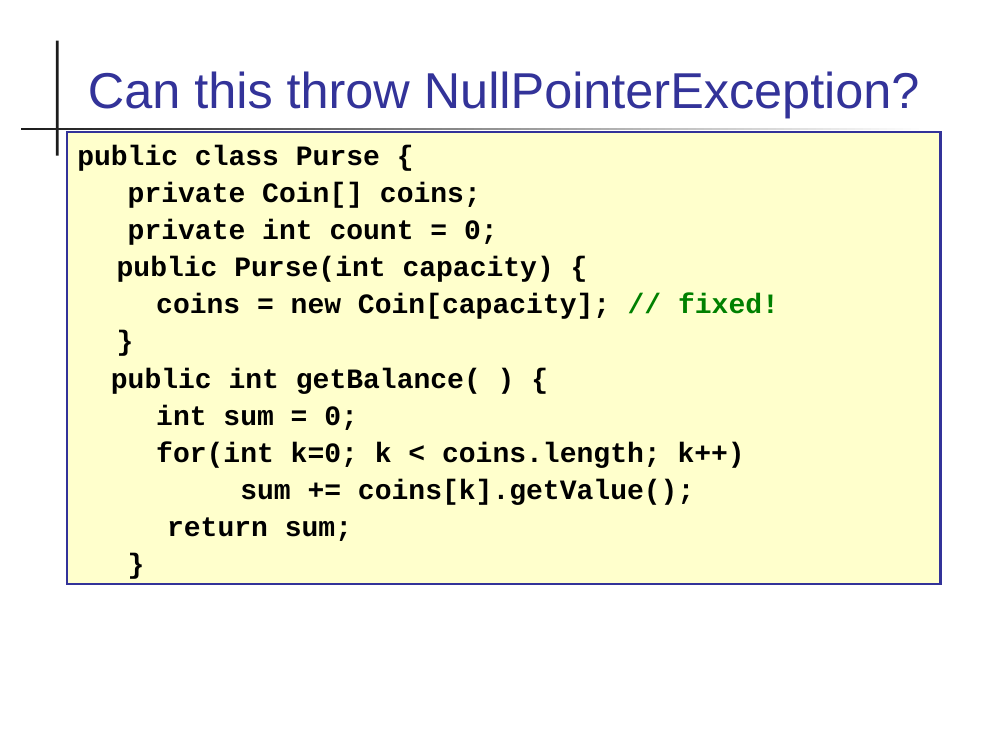
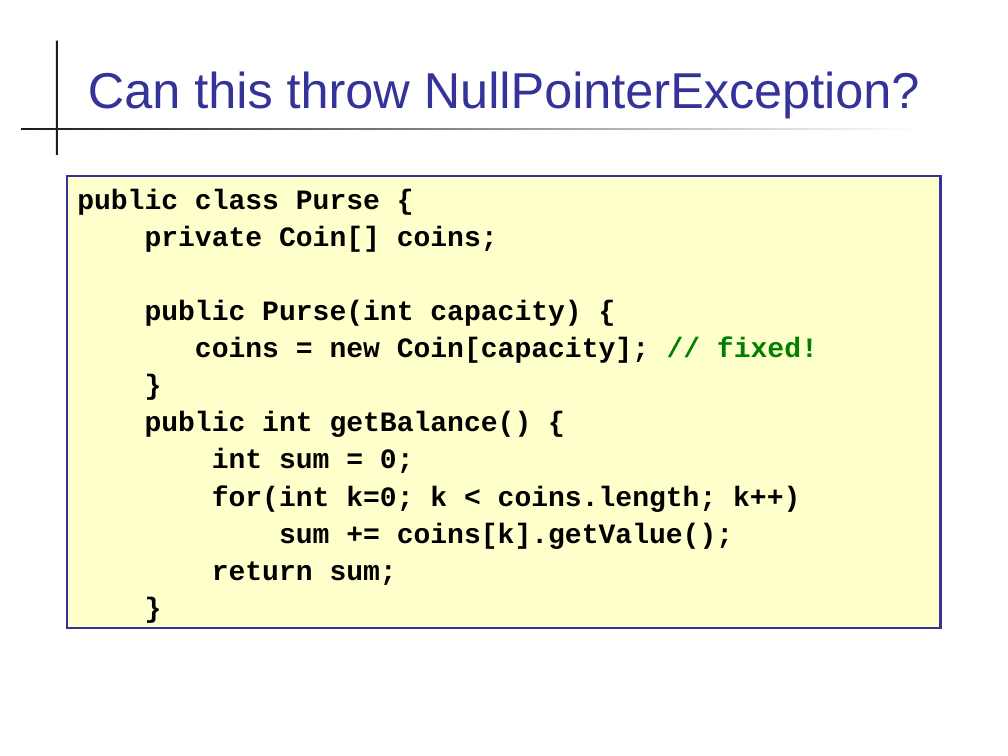
Before and after one commit to skeoop/skeoop.github.io, a slide deck: slide 10 of exceptions/Exceptions.ppt. Drawn at 1008x756 pixels with LibreOffice and Linux fonts; fonts in the diff are those of the drawing. Boxes give left, top, right and bottom in pixels: in the first picture for what was removed or moved away, otherwise in the second. Text is boxed around its words. In the diff, an @@ line names an element or a change of style, - is before the commit and + after.

Commit message:
revise slides on exceptions

```diff
--- a/exceptions/Exceptions.ppt
+++ b/exceptions/Exceptions.ppt
@@ rectangle "public class Purse {": place and size @@
-rectangle "public class Purse {" at [68, 132, 940, 585]
+rectangle "public class Purse {" at [68, 176, 940, 629]
@@ text in rectangle at [128, 219, 498, 245]: paragraph removed @@
-private int count = 0;
@@ text in rectangle at [145, 412, 532, 437]: text changed @@
-public int getBalance( ) {
+public int getBalance() {
```
Also in this commit, not shown: 33 other slides changed, 3 slides added, 25 slides removed, 7 other files.
